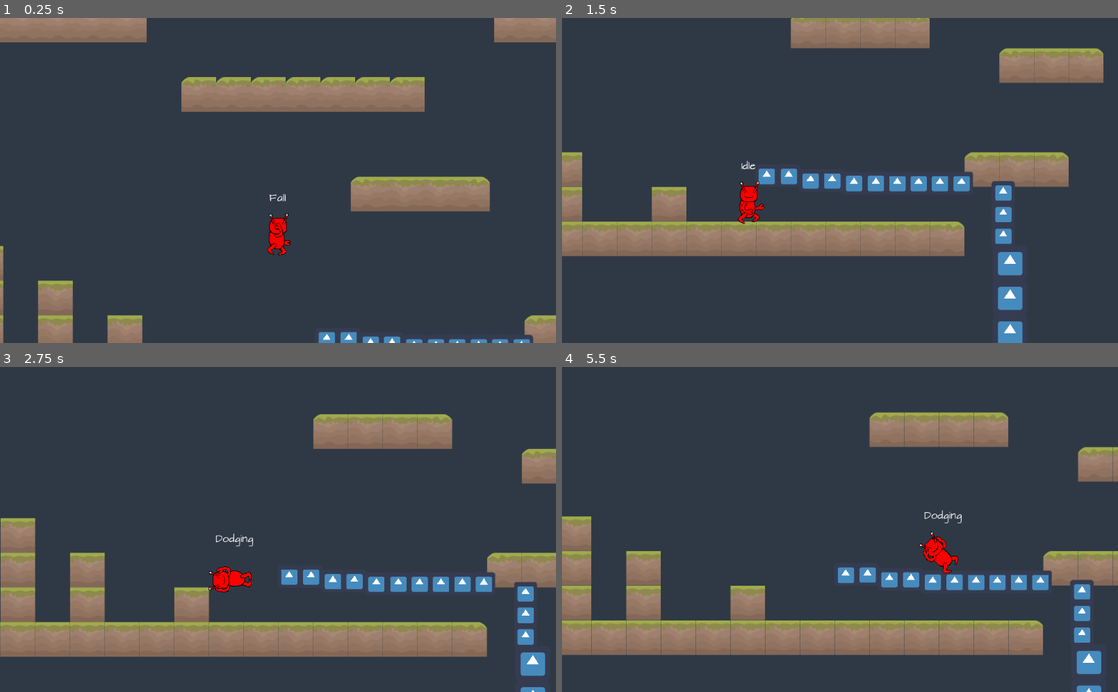
Above: before the commit, frames 1-4 (two rows, left to right).
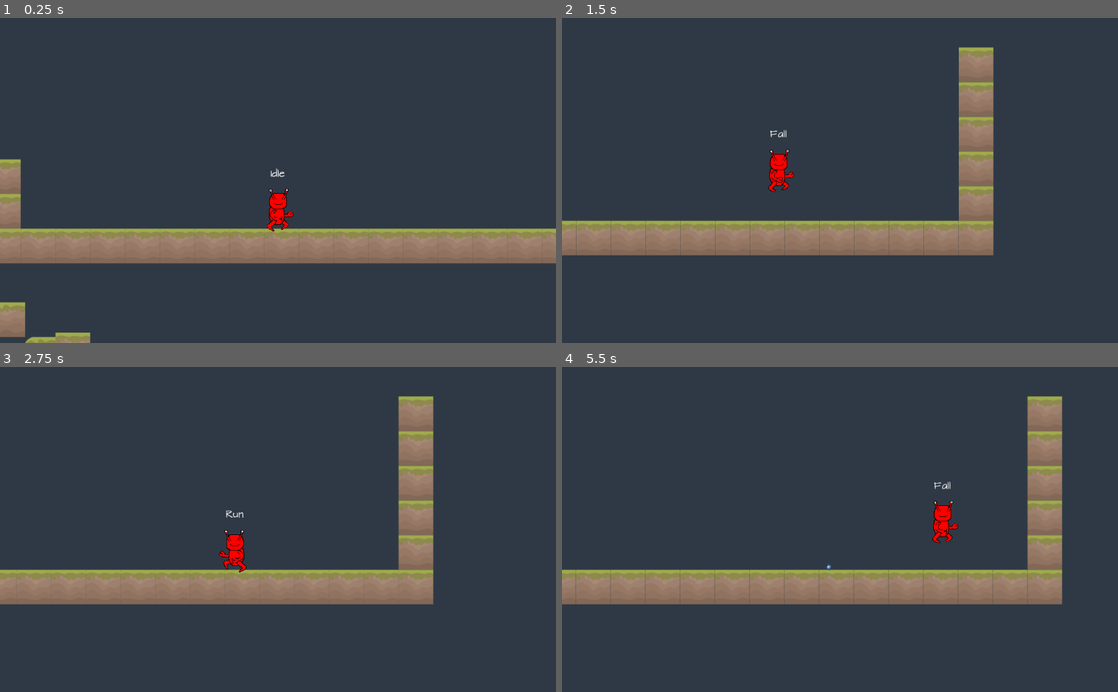
Above: after the commit, the same moments.

Repository: Alhrath/babelito
Game: Godot game, scene res://src/level/0.tscn
The game is run twice, just before and just after one commit, with the same random seed, the same clock (stepped at 60 frames per second) and the same inputs. The engine's default icon, where the game draws it, is replaced by a stand-in: a white triangle on a blue panel in a dark square.
Inputs:
- Up to frame 1 (0.25 s): no input
- Up to frame 2 (1.5 s): hold E (dodge) 0.53-1.28 s; hold D (move_right) from 0.53 s (still down); tap W (jump) at 0.77, 0.8, 1.07, 1.35 s
- Up to frame 3 (2.75 s): tap W (jump) at 1.52, 1.82, 2.3 s; tap E (dodge) at 1.55 s; release D (move_right) at 2.03 s; hold A (move_left) from 2.03 s (still down); hold E (dodge) from 2.03 s (still down)
- Up to frame 4 (5.5 s): release A (move_left) at 2.78 s; release E (dodge) at 2.78 s; hold D (move_right) 2.78-4.28 s; tap F (throw) at 2.85 s; tap W (jump) at 3.02, 3.32, 3.77, 3.8, 4.07, 4.35, 4.52, 4.82, 5.3 s; tap E (dodge) at 3.05, 4.55 s; hold E (dodge) 3.53-4.28 s; hold A (move_left) 4.28-5.03 s; hold D (move_right) from 5.03 s (still down); hold E (dodge) from 5.03 s (still down)

The runs differ from the first frame. In frame 1, 25% of the frame differs, in the area x 0-100%, y 0-100%; in frame 2, 15%; in frame 3, 28%; in frame 4, 29%, in the area x 0-100%, y 8-100%.

Commit message:
add of dash
dash with combo keys: "down" + "left/right"

Diff:
--- a/Babelito/src/entity/player/PlayerRig.tscn
+++ b/Babelito/src/entity/player/PlayerRig.tscn
@@ -709,6 +709,406 @@
 "values": [ 0.0 ]
 }
 
+[sub_resource type="Animation" id=14]
+resource_name = "dash"
+length = 0.6
+tracks/0/type = "value"
+tracks/0/path = NodePath("Torso/RightArm/HeldItemPosition:position")
+tracks/0/interp = 1
+tracks/0/loop_wrap = true
+tracks/0/imported = false
+tracks/0/enabled = true
+tracks/0/keys = {
+"times": PoolRealArray( 0 ),
+"transitions": PoolRealArray( 1 ),
+"update": 0,
+"values": [ Vector2( 11.2638, 0.695968 ) ]
+}
+tracks/1/type = "value"
+tracks/1/path = NodePath("Torso/RightArm/HeldItemPosition:rotation_degrees")
+tracks/1/interp = 1
+tracks/1/loop_wrap = true
+tracks/1/imported = false
+tracks/1/enabled = true
+tracks/1/keys = {
+"times": PoolRealArray( 0 ),
+"transitions": PoolRealArray( 1 ),
+"update": 0,
+"values": [ 0.0 ]
+}
+tracks/2/type = "value"
+tracks/2/path = NodePath("Torso/RightLeg:position")
+tracks/2/interp = 1
+tracks/2/loop_wrap = true
+tracks/2/imported = false
+tracks/2/enabled = true
+tracks/2/keys = {
+"times": PoolRealArray( 0, 0.3 ),
+"transitions": PoolRealArray( 1, 1 ),
+"update": 1,
+"values": [ Vector2( -12.0136, 27.0305 ), Vector2( -6.34054, 30.7013 ) ]
+}
+tracks/3/type = "value"
+tracks/3/path = NodePath("Torso/RightLeg:rotation_degrees")
+tracks/3/interp = 1
+tracks/3/loop_wrap = true
+tracks/3/imported = false
+tracks/3/enabled = true
+tracks/3/keys = {
+"times": PoolRealArray( 0, 0.3 ),
+"transitions": PoolRealArray( 1, 1 ),
+"update": 1,
+"values": [ 0.0, -20.0 ]
+}
+tracks/4/type = "value"
+tracks/4/path = NodePath("Torso:position")
+tracks/4/interp = 1
+tracks/4/loop_wrap = true
+tracks/4/imported = false
+tracks/4/enabled = true
+tracks/4/keys = {
+"times": PoolRealArray( 0, 0.3, 0.6 ),
+"transitions": PoolRealArray( 1, 1, 1 ),
+"update": 0,
+"values": [ Vector2( 0, 0 ), Vector2( -12, 0 ), Vector2( -12, 0 ) ]
+}
+tracks/5/type = "value"
+tracks/5/path = NodePath("Torso:rotation_degrees")
+tracks/5/interp = 1
+tracks/5/loop_wrap = true
+tracks/5/imported = false
+tracks/5/enabled = true
+tracks/5/keys = {
+"times": PoolRealArray( 0 ),
+"transitions": PoolRealArray( 1 ),
+"update": 0,
+"values": [ 0.0 ]
+}
+tracks/6/type = "value"
+tracks/6/path = NodePath("Torso/Head:position")
+tracks/6/interp = 1
+tracks/6/loop_wrap = true
+tracks/6/imported = false
+tracks/6/enabled = true
+tracks/6/keys = {
+"times": PoolRealArray( 0, 0.3, 1.5 ),
+"transitions": PoolRealArray( 1, 1, 1 ),
+"update": 0,
+"values": [ Vector2( 3.67081, -23.6934 ), Vector2( 11.6799, -18.0203 ), Vector2( 11.6799, -18.0203 ) ]
+}
+tracks/7/type = "value"
+tracks/7/path = NodePath("Torso/Head:rotation_degrees")
+tracks/7/interp = 1
+tracks/7/loop_wrap = true
+tracks/7/imported = false
+tracks/7/enabled = true
+tracks/7/keys = {
+"times": PoolRealArray( 0, 0.3, 1.5 ),
+"transitions": PoolRealArray( 1, 1, 1 ),
+"update": 0,
+"values": [ 0.0, 30.0, 30.0 ]
+}
+tracks/8/type = "value"
+tracks/8/path = NodePath("Torso/RightArm:position")
+tracks/8/interp = 1
+tracks/8/loop_wrap = true
+tracks/8/imported = false
+tracks/8/enabled = true
+tracks/8/keys = {
+"times": PoolRealArray( 0, 0.3 ),
+"transitions": PoolRealArray( 1, 1 ),
+"update": 1,
+"values": [ Vector2( -4.00452, 7.67533 ), Vector2( -7.00791, -26.3631 ) ]
+}
+tracks/9/type = "value"
+tracks/9/path = NodePath("Torso/RightArm:rotation_degrees")
+tracks/9/interp = 1
+tracks/9/loop_wrap = true
+tracks/9/imported = false
+tracks/9/enabled = true
+tracks/9/keys = {
+"times": PoolRealArray( 0, 0.3 ),
+"transitions": PoolRealArray( 1, 1 ),
+"update": 1,
+"values": [ 0.0, 0.0 ]
+}
+tracks/10/type = "value"
+tracks/10/path = NodePath("Torso/LeftLeg:position")
+tracks/10/interp = 1
+tracks/10/loop_wrap = true
+tracks/10/imported = false
+tracks/10/enabled = true
+tracks/10/keys = {
+"times": PoolRealArray( 0, 0.3 ),
+"transitions": PoolRealArray( 1, 1 ),
+"update": 1,
+"values": [ Vector2( 11.0124, 24.0271 ), Vector2( 9.01014, 23.026 ) ]
+}
+tracks/11/type = "value"
+tracks/11/path = NodePath("Torso/LeftLeg:rotation_degrees")
+tracks/11/interp = 1
+tracks/11/loop_wrap = true
+tracks/11/imported = false
+tracks/11/enabled = true
+tracks/11/keys = {
+"times": PoolRealArray( 0, 0.3 ),
+"transitions": PoolRealArray( 1, 1 ),
+"update": 1,
+"values": [ 0.0, -20.0 ]
+}
+tracks/12/type = "value"
+tracks/12/path = NodePath("Torso/LeftArm:position")
+tracks/12/interp = 1
+tracks/12/loop_wrap = true
+tracks/12/imported = false
+tracks/12/enabled = true
+tracks/12/keys = {
+"times": PoolRealArray( 0, 0.3 ),
+"transitions": PoolRealArray( 1, 1 ),
+"update": 1,
+"values": [ Vector2( 16.5186, 1.5017 ), Vector2( 20.8568, 4.17138 ) ]
+}
+tracks/13/type = "value"
+tracks/13/path = NodePath("Torso/LeftArm:rotation_degrees")
+tracks/13/interp = 1
+tracks/13/loop_wrap = true
+tracks/13/imported = false
+tracks/13/enabled = true
+tracks/13/keys = {
+"times": PoolRealArray( 0, 0.3 ),
+"transitions": PoolRealArray( 1, 1 ),
+"update": 1,
+"values": [ -24.8, -40.0 ]
+}
+tracks/14/type = "value"
+tracks/14/path = NodePath("Torso:flip_h")
+tracks/14/interp = 1
+tracks/14/loop_wrap = true
+tracks/14/imported = false
+tracks/14/enabled = true
+tracks/14/keys = {
+"times": PoolRealArray( 0 ),
+"transitions": PoolRealArray( 1 ),
+"update": 1,
+"values": [ false ]
+}
+tracks/15/type = "value"
+tracks/15/path = NodePath("Torso:flip_v")
+tracks/15/interp = 1
+tracks/15/loop_wrap = true
+tracks/15/imported = false
+tracks/15/enabled = true
+tracks/15/keys = {
+"times": PoolRealArray( 0 ),
+"transitions": PoolRealArray( 1 ),
+"update": 1,
+"values": [ false ]
+}
+tracks/16/type = "value"
+tracks/16/path = NodePath("Torso:scale")
+tracks/16/interp = 1
+tracks/16/loop_wrap = true
+tracks/16/imported = false
+tracks/16/enabled = true
+tracks/16/keys = {
+"times": PoolRealArray( 0 ),
+"transitions": PoolRealArray( 1 ),
+"update": 0,
+"values": [ Vector2( 1, 1 ) ]
+}
+tracks/17/type = "value"
+tracks/17/path = NodePath("Torso/Head:flip_h")
+tracks/17/interp = 1
+tracks/17/loop_wrap = true
+tracks/17/imported = false
+tracks/17/enabled = true
+tracks/17/keys = {
+"times": PoolRealArray( 0 ),
+"transitions": PoolRealArray( 1 ),
+"update": 1,
+"values": [ true ]
+}
+tracks/18/type = "value"
+tracks/18/path = NodePath("Torso/Head:flip_v")
+tracks/18/interp = 1
+tracks/18/loop_wrap = true
+tracks/18/imported = false
+tracks/18/enabled = true
+tracks/18/keys = {
+"times": PoolRealArray( 0 ),
+"transitions": PoolRealArray( 1 ),
+"update": 1,
+"values": [ false ]
+}
+tracks/19/type = "value"
+tracks/19/path = NodePath("Torso/Head:scale")
+tracks/19/interp = 1
+tracks/19/loop_wrap = true
+tracks/19/imported = false
+tracks/19/enabled = true
+tracks/19/keys = {
+"times": PoolRealArray( 0 ),
+"transitions": PoolRealArray( 1 ),
+"update": 0,
+"values": [ Vector2( 1, 1 ) ]
+}
+tracks/20/type = "value"
+tracks/20/path = NodePath("Torso/LeftArm:flip_h")
+tracks/20/interp = 1
+tracks/20/loop_wrap = true
+tracks/20/imported = false
+tracks/20/enabled = true
+tracks/20/keys = {
+"times": PoolRealArray( 0 ),
+"transitions": PoolRealArray( 1 ),
+"update": 1,
+"values": [ false ]
+}
+tracks/21/type = "value"
+tracks/21/path = NodePath("Torso/LeftArm:flip_v")
+tracks/21/interp = 1
+tracks/21/loop_wrap = true
+tracks/21/imported = false
+tracks/21/enabled = true
+tracks/21/keys = {
+"times": PoolRealArray( 0 ),
+"transitions": PoolRealArray( 1 ),
+"update": 1,
+"values": [ false ]
+}
+tracks/22/type = "value"
+tracks/22/path = NodePath("Torso/LeftArm:scale")
+tracks/22/interp = 1
+tracks/22/loop_wrap = true
+tracks/22/imported = false
+tracks/22/enabled = true
+tracks/22/keys = {
+"times": PoolRealArray( 0 ),
+"transitions": PoolRealArray( 1 ),
+"update": 0,
+"values": [ Vector2( 0.7, 0.7 ) ]
+}
+tracks/23/type = "value"
+tracks/23/path = NodePath("Torso/RightArm:flip_h")
+tracks/23/interp = 1
+tracks/23/loop_wrap = true
+tracks/23/imported = false
+tracks/23/enabled = true
+tracks/23/keys = {
+"times": PoolRealArray( 0 ),
+"transitions": PoolRealArray( 1 ),
+"update": 1,
+"values": [ false ]
+}
+tracks/24/type = "value"
+tracks/24/path = NodePath("Torso/RightArm:flip_v")
+tracks/24/interp = 1
+tracks/24/loop_wrap = true
+tracks/24/imported = false
+tracks/24/enabled = true
+tracks/24/keys = {
+"times": PoolRealArray( 0, 0.3 ),
+"transitions": PoolRealArray( 1, 1 ),
+"update": 1,
+"values": [ false, true ]
+}
+tracks/25/type = "value"
+tracks/25/path = NodePath("Torso/RightArm:scale")
+tracks/25/interp = 1
+tracks/25/loop_wrap = true
+tracks/25/imported = false
+tracks/25/enabled = true
+tracks/25/keys = {
+"times": PoolRealArray( 0 ),
+"transitions": PoolRealArray( 1 ),
+"update": 0,
+"values": [ Vector2( 0.7, 0.7 ) ]
+}
+tracks/26/type = "value"
+tracks/26/path = NodePath("Torso/LeftLeg:flip_h")
+tracks/26/interp = 1
+tracks/26/loop_wrap = true
+tracks/26/imported = false
+tracks/26/enabled = true
+tracks/26/keys = {
+"times": PoolRealArray( 0 ),
+"transitions": PoolRealArray( 1 ),
+"update": 1,
+"values": [ true ]
+}
+tracks/27/type = "value"
+tracks/27/path = NodePath("Torso/LeftLeg:flip_v")
+tracks/27/interp = 1
+tracks/27/loop_wrap = true
+tracks/27/imported = false
+tracks/27/enabled = true
+tracks/27/keys = {
+"times": PoolRealArray( 0 ),
+"transitions": PoolRealArray( 1 ),
+"update": 1,
+"values": [ false ]
+}
+tracks/28/type = "value"
+tracks/28/path = NodePath("Torso/LeftLeg:scale")
+tracks/28/interp = 1
+tracks/28/loop_wrap = true
+tracks/28/imported = false
+tracks/28/enabled = true
+tracks/28/keys = {
+"times": PoolRealArray( 0 ),
+"transitions": PoolRealArray( 1 ),
+"update": 0,
+"values": [ Vector2( 0.7, 0.7 ) ]
+}
+tracks/29/type = "value"
+tracks/29/path = NodePath("Torso/RightLeg:flip_h")
+tracks/29/interp = 1
+tracks/29/loop_wrap = true
+tracks/29/imported = false
+tracks/29/enabled = true
+tracks/29/keys = {
+"times": PoolRealArray( 0 ),
+"transitions": PoolRealArray( 1 ),
+"update": 1,
+"values": [ false ]
+}
+tracks/30/type = "value"
+tracks/30/path = NodePath("Torso/RightLeg:flip_v")
+tracks/30/interp = 1
+tracks/30/loop_wrap = true
+tracks/30/imported = false
+tracks/30/enabled = true
+tracks/30/keys = {
+"times": PoolRealArray( 0 ),
+"transitions": PoolRealArray( 1 ),
+"update": 1,
+"values": [ false ]
+}
+tracks/31/type = "value"
+tracks/31/path = NodePath("Torso/RightLeg:scale")
+tracks/31/interp = 1
+tracks/31/loop_wrap = true
+tracks/31/imported = false
+tracks/31/enabled = true
+tracks/31/keys = {
+"times": PoolRealArray( 0 ),
+"transitions": PoolRealArray( 1 ),
+"update": 0,
+"values": [ Vector2( 0.7, 0.7 ) ]
+}
+tracks/32/type = "value"
+tracks/32/path = NodePath(".:rotation_degrees")
+tracks/32/interp = 1
+tracks/32/loop_wrap = true
+tracks/32/imported = false
+tracks/32/enabled = true
+tracks/32/keys = {
+"times": PoolRealArray( 0, 0.3, 1.5 ),
+"transitions": PoolRealArray( 1, 1, 1 ),
+"update": 0,
+"values": [ 0.0, -90.0, -90.0 ]
+}
+
 [sub_resource type="Animation" id=4]
 resource_name = "dodge"
 length = 0.4
@@ -2928,15 +3328,18 @@
 }
 
 [node name="PlayerRig" type="Node2D"]
+rotation = -1.5708
 script = ExtResource( 3 )
 
 [node name="Torso" type="Sprite" parent="."]
+position = Vector2( -12, 0 )
 texture = ExtResource( 1 )
 vframes = 2
 hframes = 2
 
 [node name="Head" type="Sprite" parent="Torso"]
-position = Vector2( 3.67081, -23.6934 )
+position = Vector2( 11.6799, -18.0203 )
+rotation = 0.523599
 texture = ExtResource( 1 )
 flip_h = true
 vframes = 2
@@ -2944,8 +3347,8 @@
 frame = 1
 
 [node name="LeftArm" type="Sprite" parent="Torso"]
-position = Vector2( 19.2965, -22.7062 )
-rotation = -2.10836
+position = Vector2( 20.8568, 4.17138 )
+rotation = -0.698132
 scale = Vector2( 0.7, 0.7 )
 z_index = -1
 texture = ExtResource( 1 )
@@ -2954,12 +3357,11 @@
 frame = 3
 
 [node name="RightArm" type="Sprite" parent="Torso"]
-position = Vector2( -20.6722, -21.2947 )
-rotation = 2.23402
+position = Vector2( -7.00791, -26.3631 )
 scale = Vector2( 0.7, 0.7 )
 z_index = 1
 texture = ExtResource( 1 )
-flip_h = true
+flip_v = true
 vframes = 2
 hframes = 2
 frame = 3
@@ -2970,7 +3372,8 @@
 script = SubResource( 1 )
 
 [node name="LeftLeg" type="Sprite" parent="Torso"]
-position = Vector2( 11.0124, 24.0271 )
+position = Vector2( 9.01014, 23.026 )
+rotation = -0.349066
 scale = Vector2( 0.7, 0.7 )
 z_index = -1
 texture = ExtResource( 1 )
@@ -2980,7 +3383,8 @@
 frame = 2
 
 [node name="RightLeg" type="Sprite" parent="Torso"]
-position = Vector2( -12.0136, 27.0305 )
+position = Vector2( -6.34054, 30.7013 )
+rotation = -0.349066
 scale = Vector2( 0.7, 0.7 )
 texture = ExtResource( 1 )
 vframes = 2
@@ -2990,6 +3394,7 @@
 [node name="AnimationPlayer" type="AnimationPlayer" parent="."]
 anims/crawl = SubResource( 2 )
 anims/crouch = SubResource( 3 )
+anims/dash = SubResource( 14 )
 anims/dodge = SubResource( 4 )
 anims/fall = SubResource( 5 )
 anims/idle = SubResource( 6 )
--- a/Babelito/src/entity/player/PlayerStatemachine.gd
+++ b/Babelito/src/entity/player/PlayerStatemachine.gd
@@ -21,7 +21,7 @@
 	parent._update_move_direction()
 	parent._update_wall_direction()
 
-	if [states.idle, states.run, states.jump, states.fall, states.dodging].has(state): #######without dodging
+	if [states.idle, states.run, states.jump, states.fall, states.dodging].has(state):
 		parent._handle_movement()
 		#to set which states can move
 
@@ -29,6 +29,10 @@
 		parent._handle_movement(parent.CRAWL_SPEED)
 	#to set different speed when crawling
 
+	elif [states.dashing].has(state): # set a constant velocity while dashing
+		parent.velocity.x = lerp(Globals.playerfacing * 700, parent.move_direction, parent._get_h_weight())
+# to increase the distance of dash, just increase this / factor
+
 	if state == states.wall_slide:
 		parent._cap_gravity_wall_slide()
 		parent._handle_wall_slide_sticking()
@@ -37,28 +41,28 @@
 	parent._apply_movement()
 
 func _input(event): # == which state can do what
-	if [states.idle, states.run, states.crouch, states.crawl].has(state) && parent.can_stand():
+	if [states.idle, states.run, states.crouch, states.crawl, states.dashing].has(state) && parent.can_stand():
 	#for all these states:
 		if event.is_action_pressed("throw"):
 			set_state(states.throw_godot)
 
 		elif event.is_action_pressed("jump"):
-			if Input.is_action_pressed("down"):
+			##add dashing to prevent going through platform while dashing
+			if Input.is_action_pressed("down") && ![states.dashing].has(state):
 			#when jump + down are pressed ==> drop through platform
 				if parent._check_is_grounded(parent.drop_thru_raycasts):
 					parent.set_collision_mask_bit(parent.DROP_THRU_BIT, false)
 			else:
 				parent.jump()
 
-		elif event.is_action_pressed("dodge") && parent.dodging_timer.is_stopped():
+		elif Input.is_action_pressed("dodge") && parent.dodging_cooldown.is_stopped():
 			set_state(states.dodging)
-	#####################################################
-#		elif Input.is_action_pressed("down"):
-#			if Input.is_action_pressed("move_left"):
-#				set_state("dashing")
-#			elif Input.is_action_pressed("move_right"):
-#				set_state("dashing")
-	#####################################################
+
+		elif ![states.crouch, states.crawl, states.dashing, states.dodging].has(state) && parent.dashing_cooldown.is_stopped():
+			if Input.is_action_pressed("down") && Input.is_action_pressed("move_left"):
+				set_state(states.dashing)
+			if Input.is_action_pressed("down") && Input.is_action_pressed("move_right"):
+				set_state(states.dashing)
 
 	elif state == states.wall_slide:
 		if event.is_action_pressed("jump"):
@@ -85,7 +89,7 @@
 				return states.run
 			elif Input.is_action_pressed("down"):
 				return states.crouch
-			elif Input.is_action_pressed("dodge"):
+			elif Input.is_action_pressed("dodge") && parent.dodging_cooldown.is_stopped():
 				return states.dodging
 
 		states.run:
@@ -98,7 +102,7 @@
 				return states.idle
 			elif Input.is_action_pressed("down"):
 				return states.crawl
-			elif Input.is_action_pressed("dodge"):
+			elif Input.is_action_pressed("dodge") && parent.dodging_cooldown.is_stopped():
 				return states.dodging
 
 		states.jump:
@@ -108,7 +112,7 @@
 				return states.idle
 			elif parent.velocity.y >= 0:
 				return states.fall
-			elif Input.is_action_pressed("dodge"):
+			elif Input.is_action_pressed("dodge") && parent.dodging_cooldown.is_stopped():
 				return states.dodging
 
 		states.fall:
@@ -118,7 +122,7 @@
 				return states.idle
 			elif parent.velocity.y < 0:
 				return states.jump
-			elif Input.is_action_pressed("dodge"):
+			elif Input.is_action_pressed("dodge") && parent.dodging_cooldown.is_stopped():
 				return states.dodging
 
 		states.throw_godot:
@@ -176,6 +180,18 @@
 					return states.idle
 				else:
 					return states.run
+
+		states.dashing:
+			if parent.dashing_timer.is_stopped():
+				if !parent.is_on_floor():
+					if parent.velocity.y < 0:
+						return states.jump
+					elif parent.velocity.y > 0:
+						return states.fall
+				elif parent.velocity.x == 0:
+					return states.idle
+				else:
+					return states.run
 	return null
 
 func _enter_state(new_state, old_state):
@@ -215,6 +231,12 @@
 		states.dodging:
 			parent.anim_player.play("dodge")
 			parent.dodging_timer.start()
+			parent.dodging_cooldown.start()
+
+		states.dashing:
+			parent.anim_player.play("dash")
+			parent.dashing_timer.start()
+			parent.dashing_cooldown.start()
 
 func _exit_state(old_state, new_state):
 	match old_state:
--- a/Babelito/src/entity/player/player.gd
+++ b/Babelito/src/entity/player/player.gd
@@ -37,17 +37,21 @@
 onready var crouching_hitbox = $Hitbox/CrouchingShape
 onready var left_wall_raycasts = $WallRaycasts/LeftWallRaycasts
 onready var right_wall_raycasts = $WallRaycasts/RightWallRaycasts
-onready var wall_slide_cooldown = $WallSlideCooldown
-onready var wall_slide_sticky_timer = $WallSlideStickyTimer
+onready var wall_slide_cooldown = $Timers/WallSlideCooldown
+onready var wall_slide_sticky_timer = $Timers/WallSlideStickyTimer
 onready var body = $Body
 onready var drop_thru_raycasts = $DropThruRaycasts
 onready var raycasts = $Raycasts
 onready var anim_player = $Body/PlayerRig/AnimationPlayer
 onready var held_item_position = $Body/PlayerRig/Torso/RightArm/HeldItemPosition
 onready var hitbox = $Hitbox
-onready var invulnerability_timer = $InvulnerabilityTimer
+onready var invulnerability_timer = $Timers/InvulnerabilityTimer
 onready var effects_animation = $Body/PlayerRig/EffectsAnimation
-onready var dodging_timer = $DodgingTimer
+onready var dodging_timer = $Timers/DodgingTimer
+onready var dodging_cooldown = $Timers/DodgingCooldown
+onready var dashing_timer = $Timers/DashingTimer
+onready var dashing_cooldown = $Timers/DashingCooldown
+
 
 func _ready():
 	Globals.player = self
@@ -227,8 +231,3 @@
 			if collider.tile_set.tile_get_shape_one_way(tile_id, 0):
 				results.remove(i)
 	return results.size() == 0
-
-
-
-func _on_DodgingTimer_timeout():
-	pass # Replace with function body.
--- a/Babelito/src/entity/player/player.tscn
+++ b/Babelito/src/entity/player/player.tscn
@@ -177,10 +177,6 @@
 "_edit_lock_": true
 }
 
-[node name="InvulnerabilityTimer" type="Timer" parent="."]
-wait_time = 0.8
-one_shot = true
-
 [node name="StateLabel" type="Label" parent="."]
 anchor_right = 2.0
 margin_left = -40.0
@@ -233,20 +229,37 @@
 enabled = true
 cast_to = Vector2( 5, 0 )
 
-[node name="WallSlideCooldown" type="Timer" parent="."]
+[node name="Timers" type="Node" parent="."]
+
+[node name="DodgingTimer" type="Timer" parent="Timers"]
+wait_time = 0.6
+one_shot = true
+
+[node name="DodgingCooldown" type="Timer" parent="Timers"]
+wait_time = 3.0
+one_shot = true
+
+[node name="WallSlideStickyTimer" type="Timer" parent="Timers"]
+wait_time = 0.2
+one_shot = true
+
+[node name="WallSlideCooldown" type="Timer" parent="Timers"]
 wait_time = 0.4
 one_shot = true
 
-[node name="WallSlideStickyTimer" type="Timer" parent="."]
-wait_time = 0.2
-one_shot = true
-
-[node name="DodgingTimer" type="Timer" parent="."]
+[node name="InvulnerabilityTimer" type="Timer" parent="Timers"]
+wait_time = 0.8
+one_shot = true
+
+[node name="DashingTimer" type="Timer" parent="Timers"]
 wait_time = 0.4
+one_shot = true
+
+[node name="DashingCooldown" type="Timer" parent="Timers"]
+wait_time = 2.0
 one_shot = true
 [connection signal="grounded_updated" from="." to="Camera2D" method="_on_Player_grounded_updated"]
 [connection signal="throw_item" from="Body/PlayerRig" to="." method="_throw_held_item"]
 [connection signal="body_exited" from="Area2D" to="." method="_on_Area2D_body_exited"]
-[connection signal="timeout" from="InvulnerabilityTimer" to="." method="_on_InvulnerabilityTimer_timeout"]
-[connection signal="timeout" from="WallSlideStickyTimer" to="StateMachine" method="_on_WallSlideStickyTimer_timeout"]
-[connection signal="timeout" from="DodgingTimer" to="." method="_on_DodgingTimer_timeout"]
+[connection signal="timeout" from="Timers/WallSlideStickyTimer" to="StateMachine" method="_on_WallSlideStickyTimer_timeout"]
+[connection signal="timeout" from="Timers/InvulnerabilityTimer" to="." method="_on_InvulnerabilityTimer_timeout"]
--- a/Babelito/src/level/0.tscn
+++ b/Babelito/src/level/0.tscn
@@ -18,7 +18,7 @@
 }
 
 [node name="Player" parent="." instance=ExtResource( 1 )]
-position = Vector2( -197.984, -265.102 )
+position = Vector2( 985.792, -1203.04 )
 
 [node name="TileMap" type="TileMap" parent="."]
 z_index = -2
@@ -36,13 +36,13 @@
 collision_layer = 9
 collision_mask = 0
 format = 1
-tile_data = PoolIntArray( -2293772, 3, 0, -2293766, 3, 0, -2 …(408 unchanged characters)… 3, 0, -1441801, 3, 0, -1441798, 3, 0, -1376268, 3, 0, -1376265, 3, 0, -1376262, 3, 0, -1310732, 3, 0, -1310729, 3, 0, -1310726, 3, 0, -1245196, 3, 0, -1245193, 3, 0, -1245190, 3, 0, -1179660, 3, 0, -1179657, 3, 0, -1179654, 3, 0, -1114124, 3, 0, -1114121, 3, 0, -1114118, 3, 0, -1048588, 3, 0, -1048585, 3, 0,  …(925 unchanged characters)…
+tile_data = PoolIntArray( -2293772, 3, 0, -2293766, 3, 0, -2 …(408 unchanged characters)… 3, 0, -1441801, 3, 0, -1441798, 3, 0, -1507303, 3, 0, -1376268, 3, 0, -1376265, 3, 0, -1376262, 3, 0, -1441767, 3, 0, -1310732, 3, 0, -1310729, 3, 0, -1310726, 3, 0, -1376231, 3, 0, -1245196, 3, 0, -1245193, 3, 0, -1245190, 3, 0, -1310713, 3, 0, -1310695, 3, 0, -1179660, 3, 0, -1179657, 3, 0, -1179654, 3, 0, -1245177, 3, 0, -1245159, 3, 0, -1114124, 3, 0, -1114121, 3, 0, -1114118, 3, 0, -1179641, 3, 0, -1179640, 3, 0, -1179639, 3, 0, -1179638, 3, 0, -1179637, 3, 0, -1179636, 3, 0, -1179635, 3, 0, -1179634, 3, 0, -1179633, 3, 0, -1179632, 3, 0, -1179631, 3, 0, -1179630, 3, 0, -1179629, 3, 0, -1179628, 3, 0, -1179627, 3, 0, -1179626, 3, 0, -1179625, 3, 0, -1179624, 3, 0, -1179623, 3, 0, -1048588, 3, 0, -1048585, 3, 0,  …(925 unchanged characters)…
 __meta__ = {
 "_edit_lock_": true
 }
 
 [node name="SleepingBall" parent="." instance=ExtResource( 5 )]
-position = Vector2( 17.5498, -768.851 )
+position = Vector2( 28.7744, -744.157 )
 
 [node name="MovingPlatform" parent="." instance=ExtResource( 4 )]
 position = Vector2( 171.498, 692.258 )
Not shown: 1 places in Babelito/src/entity/player/PlayerRig.tscn that only renumber resources
